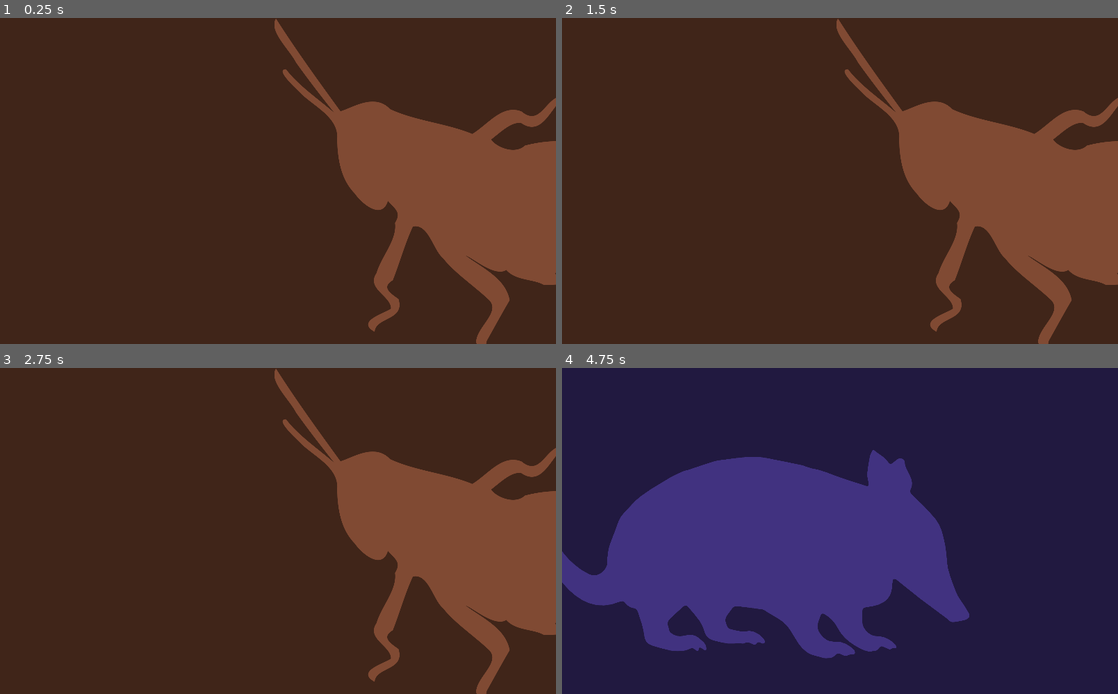
Above: before the commit, frames 1-4 (two rows, left to right).
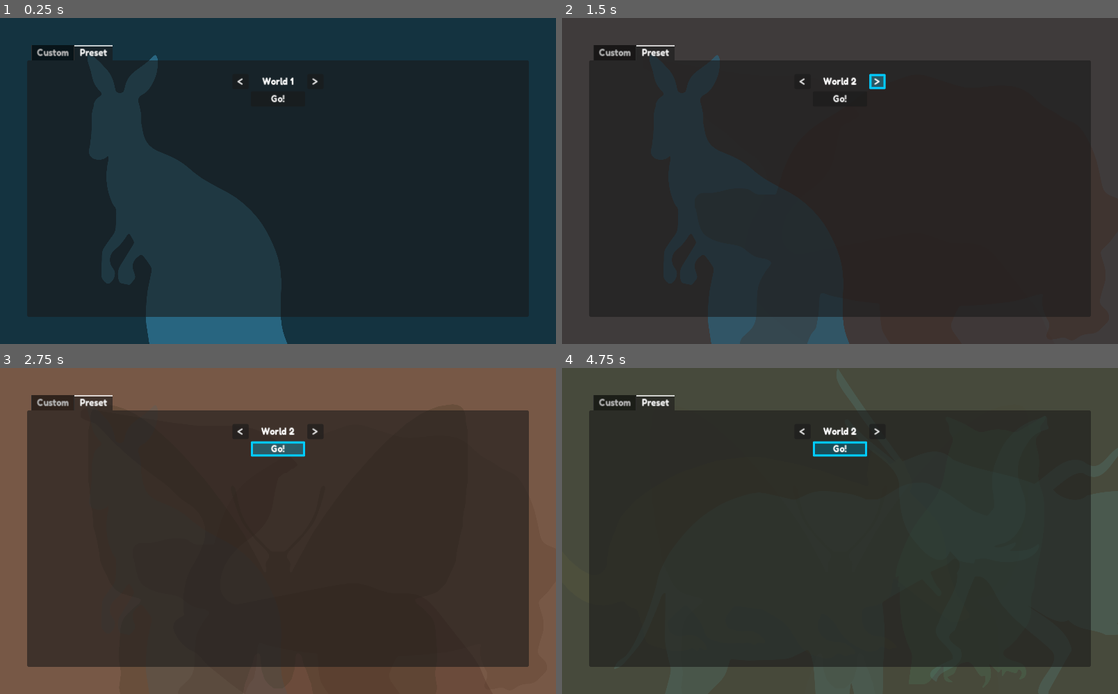
Above: after the commit, the same moments.

Repository: Poobslag/frog-finder
Game: Godot game, scene res://src/demo/BackgroundDemo.tscn
Two runs of this game, one before a commit and one after it. Both use one fixed random seed, a clock stepped at 60 frames per second and the inputs below. This scene is started directly instead of the project's main scene. Sound files missing from this copy of the repository are replaced by a short silence.
Inputs (mouse positions are in pixels of both pictures, inside the frame that each line leads up to):
- Up to frame 1 (0.25 s): no input
- Up to frame 2 (1.5 s): click (801, 83) at 0.5 s, where only the run after the commit has a clickable "<"; click (878, 83) at 1.25 s, where only the run after the commit has a clickable ">"
- Up to frame 3 (2.75 s): click (278, 449) at 2 s, where only the run after the commit has a clickable "Go!"
- Up to frame 4 (4.75 s): click (840, 449) at 2.75 s, where only the run after the commit has a clickable "Go!"; tap Enter at 3.5 s; move the mouse to (962, 514) at 3.52 s; hold D 3.53-4.25 s; hold Shift 3.53-4.25 s; tap B at 3.6 s; click (962, 514) at 3.67 s; tap Space at 3.77, 4.25 s; drag from (728, 547) to (812, 596) at 4.27 s

The runs differ from the first frame. In frame 1, 100% of the frame differs, in the area x 0-100%, y 0-100%; in frame 2, 57%; in frame 3, 41%; in frame 4, 100%.

Commit message:
Custom background colors per world
Don't randomize cards in editor

Random CardControl changes pollute version control. We now use a fixed
value in the editor.

Diff:
--- a/project/src/demo/BackgroundDemo.tscn
+++ b/project/src/demo/BackgroundDemo.tscn
@@ -1,9 +1,115 @@
-[gd_scene load_steps=3 format=3 uid="uid://sn44oyirw2l7"]
+[gd_scene load_steps=6 format=3 uid="uid://sn44oyirw2l7"]
 
 [ext_resource type="PackedScene" uid="uid://uo0hbda0ic10" path="res://src/main/Background.tscn" id="1"]
-[ext_resource type="Script" path="res://src/demo/background-demo.gd" id="2"]
+[ext_resource type="Theme" uid="uid://cnmvsalviybmg" path="res://src/main/ui/menu/theme/h4.theme" id="4_ikoou"]
+[ext_resource type="Script" path="res://src/demo/background-demo-custom.gd" id="5_hmbow"]
+[ext_resource type="Script" path="res://src/demo/background-demo-preset.gd" id="5_kqug2"]
+[ext_resource type="PackedScene" uid="uid://cn8xedg15n2hn" path="res://src/demo/BackgroundDemoPickerRow.tscn" id="5_slo66"]
 
 [node name="BackgroundDemo" type="Node"]
-script = ExtResource("2")
 
 [node name="Background" parent="." instance=ExtResource("1")]
+
+[node name="TabContainer" type="TabContainer" parent="."]
+anchors_preset = -1
+anchor_right = 1.0
+anchor_bottom = 1.0
+offset_left = 50.0
+offset_top = 50.0
+offset_right = -50.0
+offset_bottom = -50.0
+grow_horizontal = 2
+grow_vertical = 2
+theme = ExtResource("4_ikoou")
+current_tab = 1
+
+[node name="Custom" type="MarginContainer" parent="TabContainer" node_paths=PackedStringArray("background")]
+visible = false
+layout_mode = 2
+theme_override_constants/margin_left = 25
+theme_override_constants/margin_top = 25
+theme_override_constants/margin_right = 25
+theme_override_constants/margin_bottom = 25
+script = ExtResource("5_hmbow")
+PickerRowScene = ExtResource("5_slo66")
+background = NodePath("../../Background")
+
+[node name="VBoxContainer" type="VBoxContainer" parent="TabContainer/Custom"]
+custom_minimum_size = Vector2(300, 0)
+layout_mode = 2
+size_flags_horizontal = 4
+size_flags_vertical = 0
+
+[node name="TextEdit" type="TextEdit" parent="TabContainer/Custom/VBoxContainer"]
+custom_minimum_size = Vector2(0, 100)
+layout_mode = 2
+text = "[\"ffffff\", \"eeeeee\"]"
+wrap_mode = 1
+
+[node name="HBoxContainer" type="HBoxContainer" parent="TabContainer/Custom/VBoxContainer"]
+layout_mode = 2
+
+[node name="AddButton" type="Button" parent="TabContainer/Custom/VBoxContainer/HBoxContainer"]
+custom_minimum_size = Vector2(40, 0)
+layout_mode = 2
+text = "+"
+
+[node name="RemoveButton" type="Button" parent="TabContainer/Custom/VBoxContainer/HBoxContainer"]
+custom_minimum_size = Vector2(40, 0)
+layout_mode = 2
+text = "-"
+
+[node name="HSeparator" type="HSeparator" parent="TabContainer/Custom/VBoxContainer"]
+layout_mode = 2
+
+[node name="PickerRow" parent="TabContainer/Custom/VBoxContainer" instance=ExtResource("5_slo66")]
+layout_mode = 2
+
+[node name="Preset" type="MarginContainer" parent="TabContainer" node_paths=PackedStringArray("background")]
+layout_mode = 2
+theme_override_constants/margin_left = 25
+theme_override_constants/margin_top = 25
+theme_override_constants/margin_right = 25
+theme_override_constants/margin_bottom = 25
+script = ExtResource("5_kqug2")
+background = NodePath("../../Background")
+
+[node name="VBoxContainer" type="VBoxContainer" parent="TabContainer/Preset"]
+custom_minimum_size = Vector2(300, 0)
+layout_mode = 2
+size_flags_horizontal = 4
+size_flags_vertical = 0
+theme = ExtResource("4_ikoou")
+
+[node name="HBoxContainer" type="HBoxContainer" parent="TabContainer/Preset/VBoxContainer"]
+layout_mode = 2
+alignment = 1
+
+[node name="WorldDownButton" type="Button" parent="TabContainer/Preset/VBoxContainer/HBoxContainer"]
+custom_minimum_size = Vector2(30, 0)
+layout_mode = 2
+text = "<"
+
+[node name="Label" type="Label" parent="TabContainer/Preset/VBoxContainer/HBoxContainer"]
+custom_minimum_size = Vector2(100, 0)
+layout_mode = 2
+text = "World 1"
+horizontal_alignment = 1
+
+[node name="WorldUpButton" type="Button" parent="TabContainer/Preset/VBoxContainer/HBoxContainer"]
+custom_minimum_size = Vector2(30, 0)
+layout_mode = 2
+text = ">"
+
+[node name="GoButton" type="Button" parent="TabContainer/Preset/VBoxContainer"]
+custom_minimum_size = Vector2(100, 0)
+layout_mode = 2
+size_flags_horizontal = 4
+text = "Go!"
+
+[connection signal="text_changed" from="TabContainer/Custom/VBoxContainer/TextEdit" to="TabContainer/Custom" method="_on_text_edit_text_changed"]
+[connection signal="pressed" from="TabContainer/Custom/VBoxContainer/HBoxContainer/AddButton" to="TabContainer/Custom" method="_on_add_button_pressed"]
+[connection signal="pressed" from="TabContainer/Custom/VBoxContainer/HBoxContainer/RemoveButton" to="TabContainer/Custom" method="_on_remove_button_pressed"]
+[connection signal="pressed" from="TabContainer/Preset/VBoxContainer/HBoxContainer/WorldDownButton" to="TabContainer/Preset" method="_on_world_down_button_pressed"]
+[connection signal="pressed" from="TabContainer/Preset/VBoxContainer/HBoxContainer/WorldUpButton" to="TabContainer/Preset" method="_on_world_up_button_pressed"]
+[connection signal="pressed" from="TabContainer/Preset/VBoxContainer/GoButton" to="TabContainer/Preset" method="_on_go_button_pressed"]
--- /dev/null
+++ b/project/src/demo/BackgroundDemoPickerRow.tscn
@@ -0,0 +1,27 @@
+[gd_scene load_steps=3 format=3 uid="uid://cn8xedg15n2hn"]
+
+[ext_resource type="Script" path="res://src/demo/background-demo-picker-row.gd" id="1_8avel"]
+[ext_resource type="Theme" uid="uid://cnmvsalviybmg" path="res://src/main/ui/menu/theme/h4.theme" id="2_8m33r"]
+
+[node name="PickerRow" type="HBoxContainer" groups=["picker_rows"]]
+alignment = 1
+script = ExtResource("1_8avel")
+
+[node name="ColorPickerButton" type="ColorPickerButton" parent="."]
+custom_minimum_size = Vector2(100, 0)
+layout_mode = 2
+theme = ExtResource("2_8m33r")
+
+[node name="GoButton" type="Button" parent="."]
+custom_minimum_size = Vector2(100, 0)
+layout_mode = 2
+text = "Go!"
+
+[node name="ShuffleButton" type="Button" parent="."]
+custom_minimum_size = Vector2(30, 0)
+layout_mode = 2
+text = "?"
+
+[connection signal="popup_closed" from="ColorPickerButton" to="." method="_on_color_picker_button_popup_closed"]
+[connection signal="pressed" from="GoButton" to="." method="_on_go_button_pressed"]
+[connection signal="pressed" from="ShuffleButton" to="." method="_on_shuffle_button_pressed"]
--- /dev/null
+++ b/project/src/demo/background-demo-custom.gd
@@ -0,0 +1,174 @@
+extends Node
+## Demonstrates the background, letting the user customize the background colors.
+##
+## This demo is useful for creating and testing new color themes. The colors are output in GDScript so they can be
+## copied into the game's code.
+
+@export var PickerRowScene: PackedScene
+@export var background: Background
+
+@onready var _text_edit: TextEdit = $VBoxContainer/TextEdit
+@onready var _picker_container: Container = $VBoxContainer
+@onready var _add_button: Button = $VBoxContainer/HBoxContainer/AddButton
+@onready var _remove_button: Button = $VBoxContainer/HBoxContainer/RemoveButton
+
+var _suppress_listeners := false
+
+func _ready() -> void:
+	# remove all color pickers
+	_refresh_picker_row_count(0)
+
+	var colors := []
+	for _i in range(5):
+		colors.append(background.random_texture_color())
+
+	_refresh_text_from_color_array(colors)
+	_refresh_from_text()
+
+
+## Refreshes the TextEdit contents from the picker rows.
+func _refresh_text_from_picker_buttons() -> void:
+	_suppress_listeners = true
+	var colors := _colors_from_picker_buttons()
+	_refresh_text_from_color_array(colors)
+	_suppress_listeners = false
+
+
+## Refreshes the TextEdit contents from the specified color array.
+func _refresh_text_from_color_array(colors: Array) -> void:
+	var color_strings := []
+	for color in colors:
+		color_strings.append(color.to_html(false))
+	_text_edit.text = JSON.stringify(color_strings)
+
+
+## Calculate the color strings from our picker rows.
+func _colors_from_picker_buttons() -> Array:
+	var colors := []
+	for picker_row_obj in get_tree().get_nodes_in_group("picker_rows"):
+		var picker_row: BackgroundDemoPickerRow = picker_row_obj
+		colors.append(picker_row.color)
+	if colors.is_empty():
+		colors.append(Color.BLACK)
+	return colors
+
+
+func _picker_row_count() -> int:
+	return get_tree().get_nodes_in_group("picker_rows").size()
+
+
+## Refreshes the picker rows and button states from the TextEdit contents.
+func _refresh_from_text() -> void:
+	_suppress_listeners = true
+
+	# calculate the colors from the text edit
+	var parsed_colors := _parse_colors_from_text()
+
+	# add or remove picker rows
+	_refresh_picker_row_count(parsed_colors.size())
+
+	# update picker row colors
+	_refresh_picker_row_colors(parsed_colors)
+
+	_add_button.disabled = parsed_colors.size() >= 10
+	_remove_button.disabled = parsed_colors.size() <= 1
+
+	_suppress_listeners = false
+
+
+## Parse a color array from the TextEdit contents.
+##
+## Returns:
+## 	A list of Color instances parsed from the TextEdit contents.
+func _parse_colors_from_text() -> Array:
+	var parsed_colors := []
+
+	var test_json_conv := JSON.new()
+	test_json_conv.parse(_text_edit.text)
+	var result_obj = test_json_conv.get_data()
+	if result_obj is Array:
+		for result_item in result_obj:
+			parsed_colors.append(Color.from_string(result_item, Color.BLACK))
+
+	if not parsed_colors:
+		parsed_colors = [Color.BLACK]
+
+	return parsed_colors
+
+
+## Adds/removes picker rows to match the specified count.
+##
+## Parameters:
+## 	'new_picker_row_count': The desired number of picker rows.
+func _refresh_picker_row_count(new_picker_row_count: int) -> void:
+	var picker_rows := get_tree().get_nodes_in_group("picker_rows")
+	if new_picker_row_count > picker_rows.size():
+		for _i in range(new_picker_row_count - picker_rows.size()):
+			_add_picker_row()
+	elif picker_rows.size() > new_picker_row_count:
+		for _i in range(picker_rows.size() - new_picker_row_count):
+			_remove_picker_row()
+
+
+## Updates the picker rows colors to match the specified colors.
+##
+## Parameters:
+## 	'new_colors': A list of Color instances to assign to the picker rows.
+func _refresh_picker_row_colors(new_colors: Array) -> void:
+	var picker_rows := get_tree().get_nodes_in_group("picker_rows")
+	for i in range(picker_rows.size()):
+		picker_rows[i].color = new_colors[i]
+
+
+func _add_picker_row() -> void:
+	var new_picker: BackgroundDemoPickerRow = PickerRowScene.instantiate()
+	_picker_container.add_child(new_picker)
+
+	# connect listeners
+	new_picker.go_button_pressed.connect(_on_picker_row_color_picked)
+	new_picker.color_picked.connect(_on_picker_row_go_button_pressed)
+	new_picker.shuffle_button_pressed.connect(_on_picker_row_shuffle_button_pressed.bind(_picker_row_count() - 1))
+
+
+func _remove_picker_row() -> void:
+	var picker_rows := get_tree().get_nodes_in_group("picker_rows")
+	var picker_row: BackgroundDemoPickerRow = picker_rows.back()
+	picker_row.queue_free()
+	_picker_container.remove_child(picker_row )
+
+
+func _on_picker_row_color_picked(color: Color) -> void:
+	_refresh_text_from_picker_buttons()
+	background.change_specific(color)
+
+
+func _on_picker_row_go_button_pressed(color: Color) -> void:
+	background.change_specific(color)
+
+
+func _on_picker_row_shuffle_button_pressed(picker_row_index: int) -> void:
+	var new_color := background.random_texture_color()
+
+	var colors := _colors_from_picker_buttons()
+	colors[picker_row_index] = new_color
+	_refresh_text_from_color_array(colors)
+	_refresh_from_text()
+	background.change_specific(new_color)
+
+
+func _on_text_edit_text_changed() -> void:
+	_refresh_from_text()
+
+
+func _on_add_button_pressed() -> void:
+	var colors := _colors_from_picker_buttons()
+	colors.append(Color.BLACK)
+	_refresh_text_from_color_array(colors)
+	_refresh_from_text()
+
+
+func _on_remove_button_pressed() -> void:
+	var colors := _colors_from_picker_buttons()
+	colors.pop_back()
+	_refresh_text_from_color_array(colors)
+	_refresh_from_text()
--- /dev/null
+++ b/project/src/demo/background-demo-picker-row.gd
@@ -0,0 +1,30 @@
+class_name BackgroundDemoPickerRow
+extends HBoxContainer
+## A picker row for the BackgroundDemo which lets the player choose or randomize a color.
+
+signal go_button_pressed(color: Color)
+signal color_picked(color: Color)
+signal shuffle_button_pressed
+
+var color: Color : set = set_color, get = get_color
+
+@onready var _color_picker_button := $ColorPickerButton
+
+func set_color(new_color: Color) -> void:
+	_color_picker_button.color = new_color
+
+
+func get_color() -> Color:
+	return _color_picker_button.color
+
+
+func _on_color_picker_button_popup_closed() -> void:
+	color_picked.emit(_color_picker_button.color)
+
+
+func _on_go_button_pressed() -> void:
+	go_button_pressed.emit(_color_picker_button.color)
+
+
+func _on_shuffle_button_pressed() -> void:
+	shuffle_button_pressed.emit()
--- /dev/null
+++ b/project/src/demo/background-demo-preset.gd
@@ -0,0 +1,34 @@
+extends MarginContainer
+## Demonstrates the background, using the game's preset colors.
+##
+## This demo is useful for testing the game's logic for picking preset colors.
+
+const MAX_WORLD_INDEX := 99
+
+@export var background: Background
+
+@onready var _label := $VBoxContainer/HBoxContainer/Label
+
+func _ready() -> void:
+	PlayerData.connect("world_index_changed", Callable(self, "_on_player_data_world_index_changed"))
+	_refresh_label_text()
+
+
+func _refresh_label_text() -> void:
+	_label.text = "World %s" % [PlayerData.world_index + 1]
+
+
+func _on_world_down_button_pressed() -> void:
+	PlayerData.world_index = int(clamp(PlayerData.world_index - 1, 0, MAX_WORLD_INDEX))
+
+
+func _on_world_up_button_pressed() -> void:
+	PlayerData.world_index = int(clamp(PlayerData.world_index + 1, 0, MAX_WORLD_INDEX))
+
+
+func _on_go_button_pressed() -> void:
+	background.change()
+
+
+func _on_player_data_world_index_changed() -> void:
+	_refresh_label_text()
--- a/project/src/demo/background-demo.gd
+++ /dev/null
@@ -1,13 +0,0 @@
-extends Node
-## Demonstrates the background.
-##
-## Keys:
-## 	[B]: Cycle the background
-## 	[Shift + B]: Cycle the background immediately, with no transition
-
-@onready var _background: Background = $Background
-
-func _input(event: InputEvent) -> void:
-	match Utils.key_scancode(event):
-		KEY_B:
-			_background.change(true if Input.is_key_pressed(KEY_SHIFT) else false)
--- a/project/src/main/background.gd
+++ b/project/src/main/background.gd
@@ -6,6 +6,14 @@
 const BACKGROUND_COLOR := Color("3679a5")
 const TEXTURE_COLOR := Color("45a5e6")
 
+## key: (int) world index
+## value: (Array, Color) background colors for a world
+const BACKGROUND_COLORS_BY_WORLD_INDEX := {
+	0: [],
+	1: [Color("b6925a"), Color("978e39"), Color("57a4a4"), Color("4e9b6c"), Color("be5847")],
+	2: [],
+}
+
 ## Hue values in the range [0, 1] used for backgrounds. The hue at the front of the list is currently visible.
 var hues := [
 	0.0, 0.05, 0.10, 0.15, 0.20,
@@ -13,6 +21,8 @@
 	0.63, 0.66, 0.70, 0.75, 0.80,
 	0.90,
 ]
+
+var texture_color: Color
 
 ## TextureRect instances used for backgrounds. The texture at the front of the list is currently visible.
 @onready var textures := [
@@ -31,42 +41,61 @@
 @onready var _color_rect := $ColorRect
 
 func _ready() -> void:
-	change(true)
+	PlayerData.connect("world_index_changed", Callable(self, "_on_player_data_world_index_changed"))
+
+	var new_texture_color := _random_texture_color_for_world()
+	change_specific(new_texture_color, true)
 
 
-func change(immediate: bool = false) -> void:
+## Changes to a random background color and texture.
+func change() -> void:
+	var new_texture_color := _random_texture_color_for_world()
+	change_specific(new_texture_color)
+
+
+## Returns a random background texture color, using a generic set of preselected hues.
+func random_texture_color() -> Color:
+	var previous_hue: float = hues.pop_front()
+	hues.shuffle()
+	hues.push_back(previous_hue)
+	return Color.from_hsv(hues[0], randf_range(0.5, 0.8), 0.50)
+
+
+## Changes to a specific background color and random texture.
+##
+## Parameters:
+## 	'new_texture_color': The color to change to.
+##
+## 	'immediate': (Optional) If true, skips the smooth color transition.
+func change_specific(new_texture_color: Color, immediate: bool = false) -> void:
+	texture_color = new_texture_color
 	var previous_texture: TextureRect = textures.pop_front()
 	textures.shuffle()
 	textures.push_back(previous_texture)
 	textures[0].visible = true
 
-	var previous_hue: float = hues.pop_front()
-	hues.shuffle()
-	hues.push_back(previous_hue)
-
-	var texture_color := Color.from_hsv(hues[0], randf_range(0.5, 0.8), 0.50)
-	var rect_color := Color.from_hsv(texture_color.h, texture_color.s, 0.25)
+	var rect_color := Color.from_hsv(new_texture_color.h, new_texture_color.s, 0.25)
 
 	if randf() < 0.3:
-		var swap := texture_color
-		texture_color = rect_color
+		var swap := new_texture_color
+		new_texture_color = rect_color
 		rect_color = swap
 
 	if immediate:
 		previous_texture.visible = false
 		_color_rect.color = rect_color
-		textures[0].modulate = texture_color
+		textures[0].modulate = new_texture_color
 	else:
 		# Workaround for Godot #69282 (https://github.com/godotengine/godot/issues/69282); calling static function
 		# from within a class generates a warning
 		@warning_ignore("static_called_on_instance")
-		textures[0].modulate = to_transparent(texture_color)
+		textures[0].modulate = to_transparent(new_texture_color)
 
 		var change_tween := create_tween().set_parallel()
 		change_tween.tween_property(_color_rect, "color",
 				rect_color, TWEEN_DURATION)
 		change_tween.tween_property(textures[0], "modulate",
-				texture_color, TWEEN_DURATION)
+				new_texture_color, TWEEN_DURATION)
 		# Workaround for Godot #69282 (https://github.com/godotengine/godot/issues/69282); calling static function
 		# from within a class generates a warning
 		@warning_ignore("static_called_on_instance")
@@ -75,8 +104,30 @@
 		change_tween.chain().tween_callback(_on_change_tween_tween_completed.bind(previous_texture))
 
 
+func _random_texture_color_for_world() -> Color:
+	var result: Color
+
+	if BACKGROUND_COLORS_BY_WORLD_INDEX.get(PlayerData.world_index):
+		# the world defines colors; return a random one
+		var possible_colors: Array = BACKGROUND_COLORS_BY_WORLD_INDEX.get(PlayerData.world_index).duplicate()
+		if texture_color in possible_colors and possible_colors.size() >= 2:
+			# don't return the same color we're already using
+			possible_colors.remove_at(possible_colors.find(texture_color))
+
+		result = Utils.rand_value(possible_colors)
+	else:
+		# the world doesn't define colors; use the 'random_texture_color' function
+		result = random_texture_color()
+
+	return result
+
+
 func _on_change_tween_tween_completed(previous_texture: TextureRect) -> void:
 	previous_texture.visible = false
+
+
+func _on_player_data_world_index_changed() -> void:
+	change()
 
 
 ## Returns a transparent version of the specified color.
Not shown, changed: delint.sh
